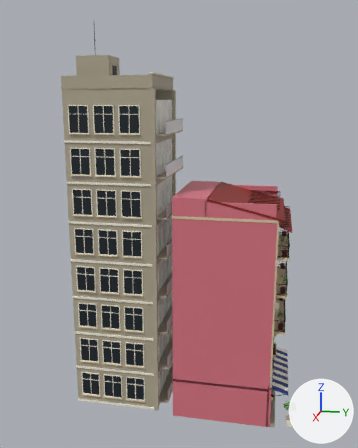
A saved change to the FBX model Assets/PhoViet/Art/Streets/PV_StreetShop04.fbx.
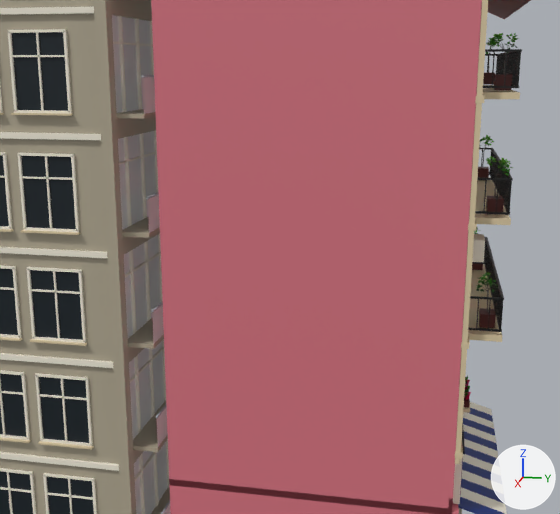
There are two pictures of each version: one whole from a camera (50 mm lens) standing at (39.9, 3.8, 25.4) and looking at (0.2, -4.2, 15.5), one close up from a camera (50 mm lens) standing at (23.0, 3.0, 14.7) and looking at (0.8, -1.4, 9.2). Arrows for +X, +Y and +Z are at lower right; the lights stay in place. The first two pictures are the older version. Objects named as collision shapes, trigger or cutter boxes, shadow casters or lower levels of detail are left out. Where no turn or scale is listed for an object, it has been applied to the vertices. Vertices at exactly the same position are counted once.

In view in the first close-up: 'PV_StreetShop04_LOD0'.
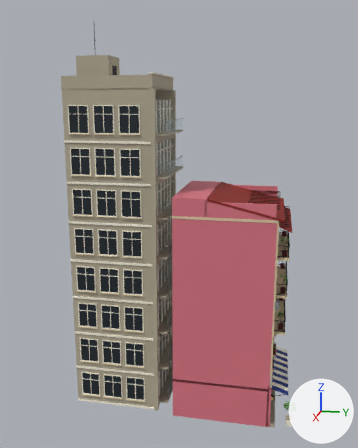
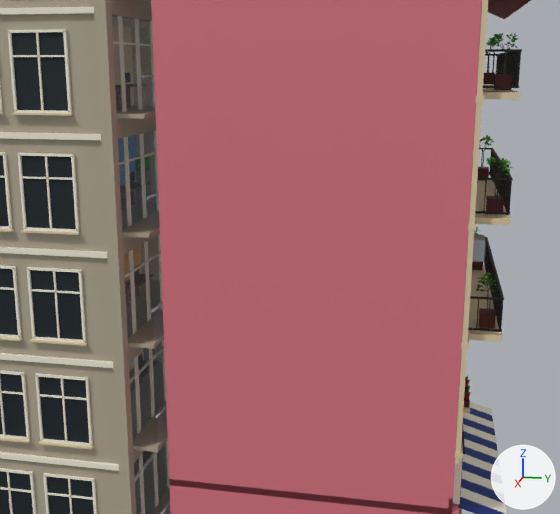
Location of each change, (x1, y1, x2, y2) in pixels of the close-ups (560 x 514 px):
'PV_StreetShop04_LOD0', recoloured, surface changed: (109, 0, 531, 514) in both
part 1 of me_pv_streetshop04_lod0, reshaped: before (472, 260, 485, 264); after (472, 234, 486, 263)
part 2 of me_pv_streetshop04_lod0, surface changed: (473, 242, 485, 261) in both

Edits to the bpy script that builds the scene:
```text
Change mat_pv_streetglass:
    mat_pv_streetglass.base_color: (0.8, 0.8, 0.8) -> (0.32, 0.55, 0.67)  # white #e7e7e7 -> cyan #99c4d6
    mat_pv_streetglass.alpha: 1.0 -> 0.22
Change me_pv_streetshop04_lod0:
    used by ob_pv_streetshop04_lod0; location = (0.0, 0.0, 0.0)
    remove me_pv_streetshop04_lod0.from_pydata(...)  # 18626 vertices, 14349 faces; spans x -4.2..4.2, y -12.5..6.2, z 0.0..31.4
    add me_pv_streetshop04_lod0.from_pydata(...)  # 19662 vertices, 14993 faces; spans x -4.2..4.2, y -12.5..6.2, z 0.0..31.4
    me_pv_streetshop04_lod0 part 1: 2 vertices moved within x 3.0..3.1, y 4.3, z 10.0; 23 vertices removed from x 3.0..3.6, y 3.9..4.4, z 9.9..10.4; 517 vertices added at x 2.9..3.7, y 3.8..4.4, z 9.9..10.5
    me_pv_streetshop04_lod0 part 2: 4 kept faces spanning x -3.6..3.7, y 3.9..4.3, z 5.7..10.5 get new texture (UV) coordinates
    other edits to the shape of me_pv_streetshop04_lod0 do not show in these pictures
```
